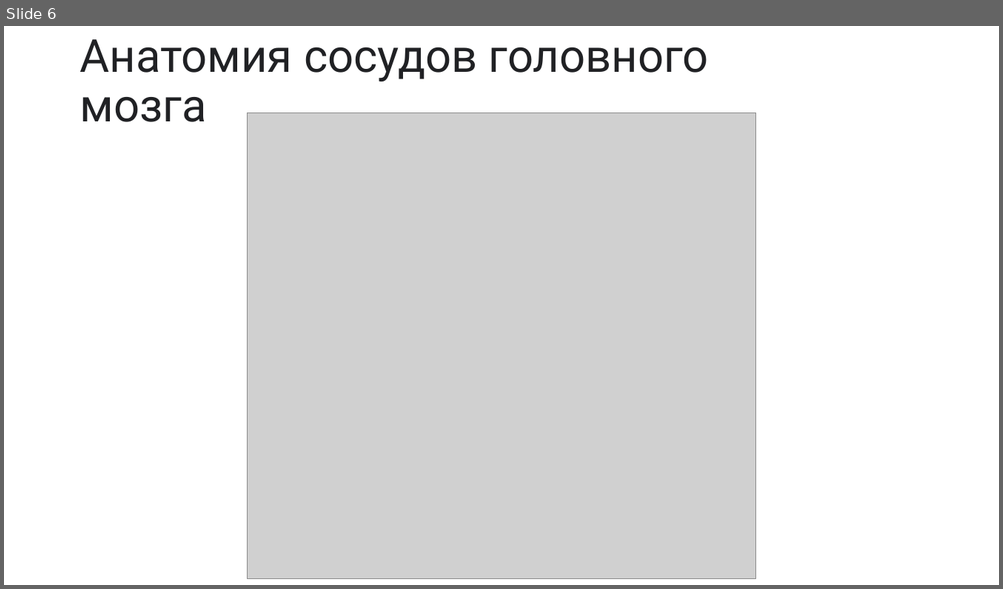
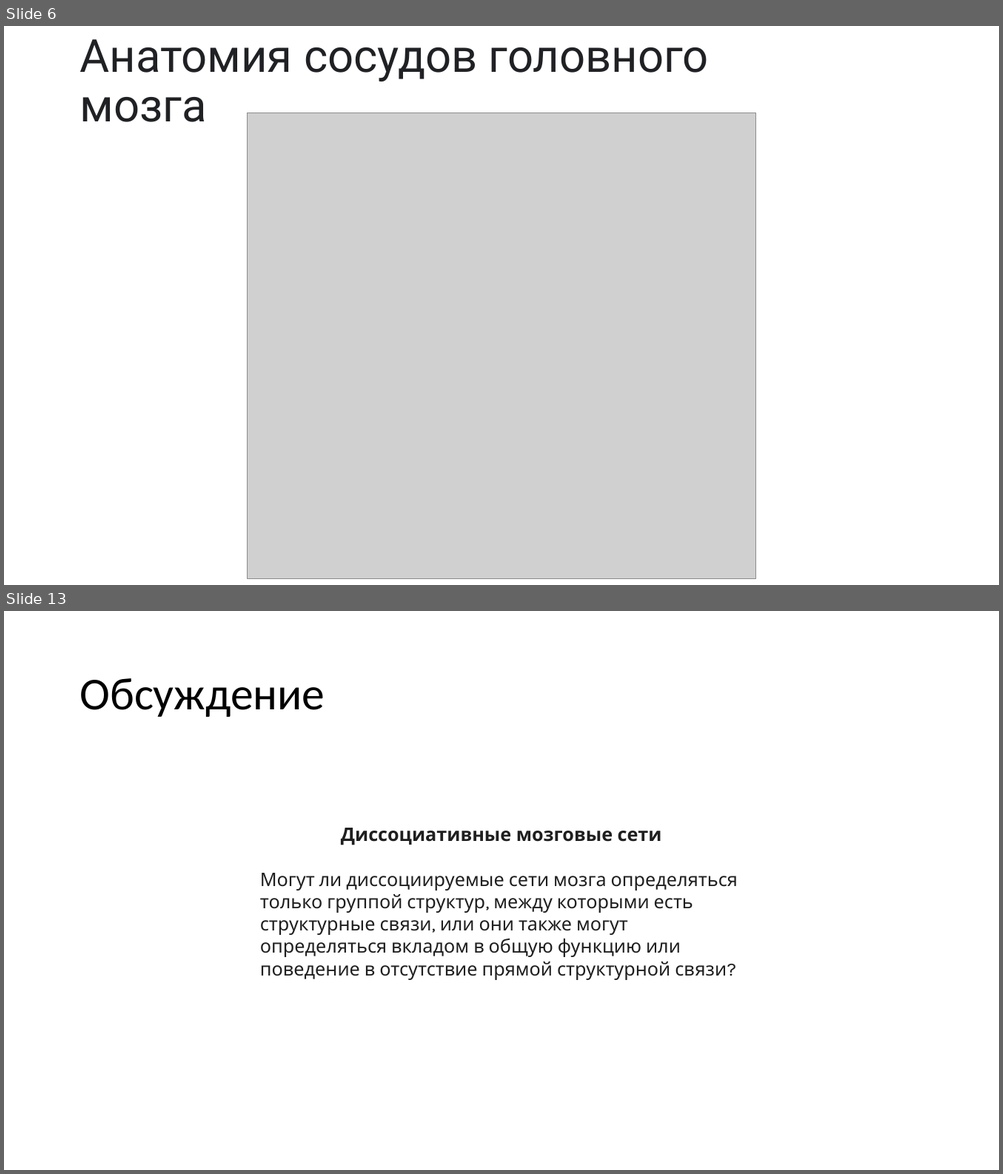
Before and after one commit to juhnowski/methods, a slide deck: 1/_2_2 Сосудистая анатомия человека.pptx. Shown one above the other, each under a label of ours: slide 6 before the commit, slides 6 and 13 after it; the slides between them are not shown. The pictures are 1003x589 and 1003x1174 pixels, drawn with LibreOffice and Linux fonts; fonts in the diff are those of the drawing; grey boxes stand for pictures. Boxes give left, top, right and bottom in pixels: in the first picture for what was removed or moved away, otherwise in the second. Text is boxed around its words. In the diff, an @@ line names an element or a change of style, - is before the commit and + after.

```diff
--- a/1/_2_2 Сосудистая анатомия человека.pptx
+++ b/1/_2_2 Сосудистая анатомия человека.pptx
@@ slide 13 added at (4,611,999,1170), background #FFFFFF @@
@@ title added at (79,678,324,717), 44 pt, text #000000 @@
+Обсуждение
@@ text added at (260,828,737,980), 18 pt, text #1F1F1F @@
+Диссоциативные мозговые сети
+Могут ли диссоциируемые сети мозга определяться только группой структур, между которыми есть структурные связи, или они также могут определяться вкладом в общую функцию или поведение в отсутствие прямой структурной связи?
```
Also in this commit, not shown: 6 other slides added, 18 other files.
